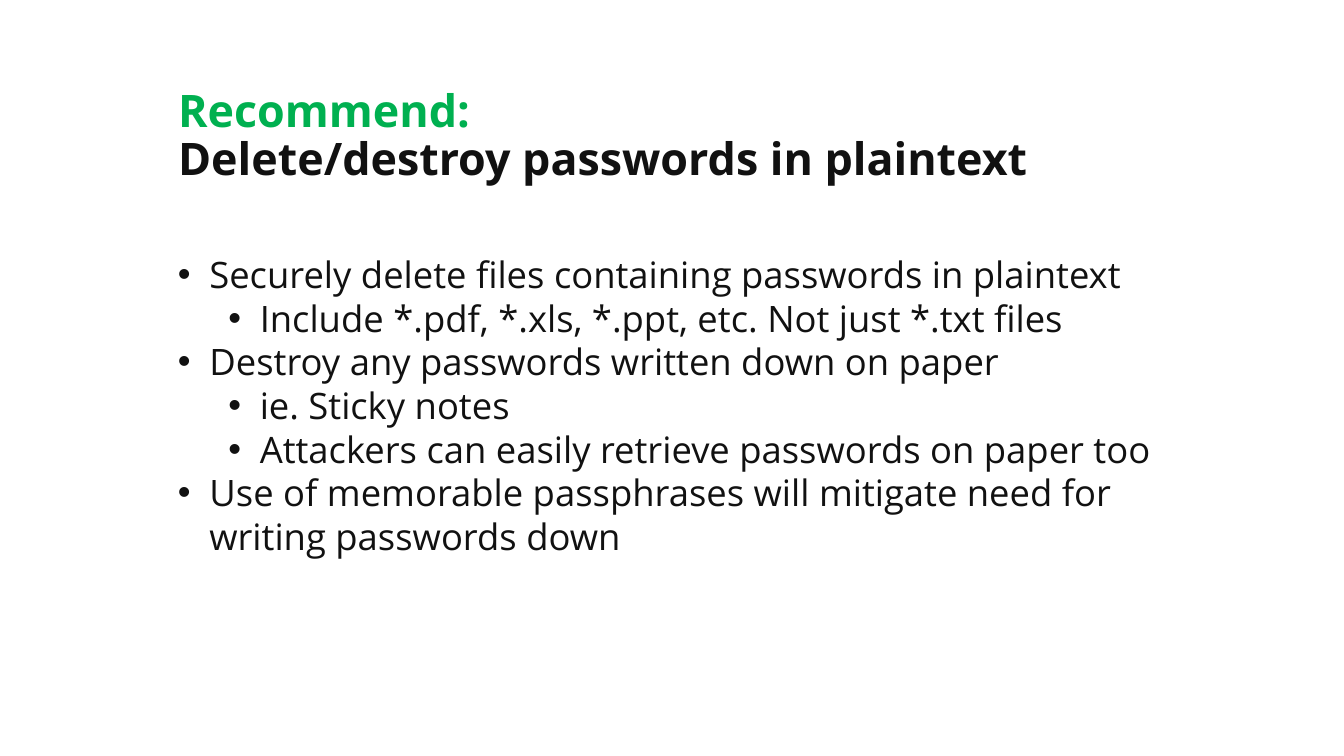
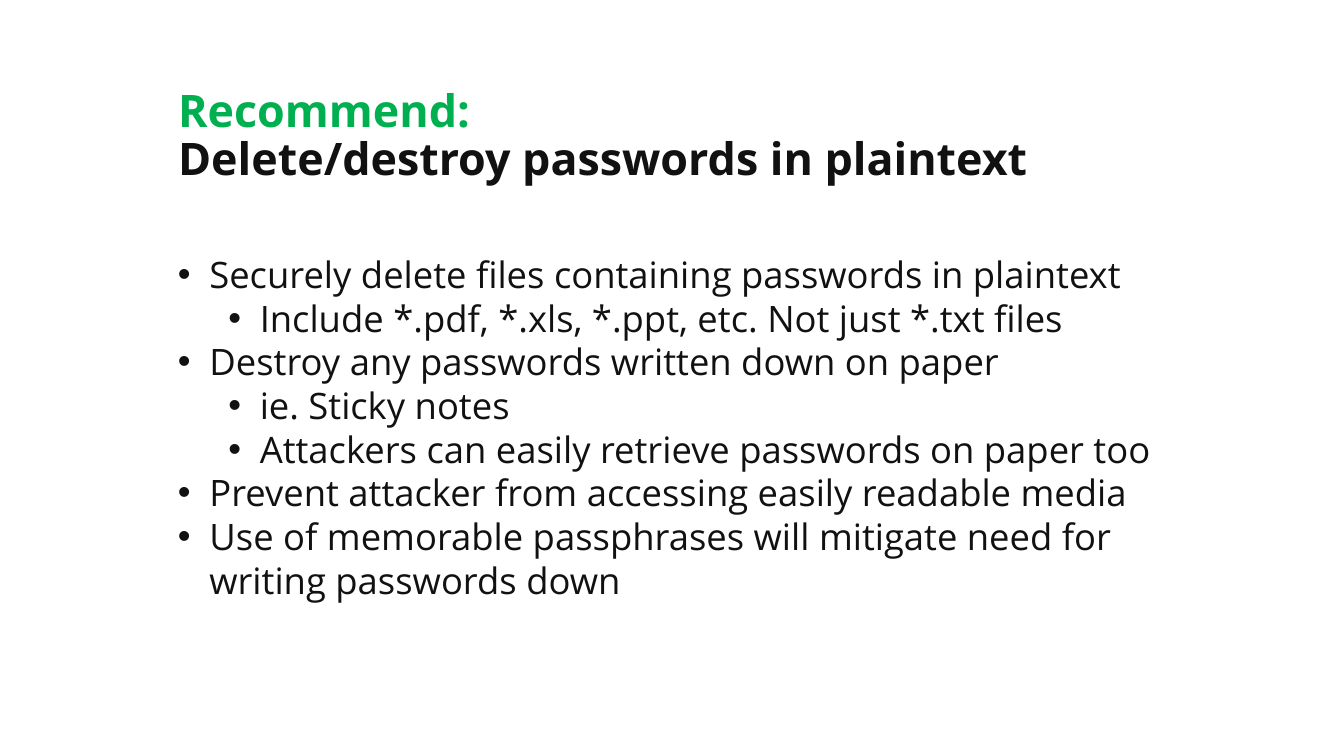
Before and after one commit to martymcflywa/ecu, a slide deck: slide 25 of year_1/sem_2/CSI1101_computer_security/0b_assignment_2_[22MAY15_0900]/dev/CSI1101_PONCE_A2_v03.pptx (slide 23 before the commit). Drawn at 1344x756 pixels with LibreOffice and Linux fonts; fonts in the diff are those of the drawing. Boxes give left, top, right and bottom in pixels: in the first picture for what was removed or moved away, otherwise in the second. Text is boxed around its words. In the diff, an @@ line names an element or a change of style, - is before the commit and + after.

Commit message:
CSI1101 A2: added intro, fixed wording, READY

```diff
--- a/year_1/sem_2/CSI1101_computer_security/0b_assignment_2_[22MAY15_0900]/dev/CSI1101_PONCE_A2_v03.pptx
+++ b/year_1/sem_2/CSI1101_computer_security/0b_assignment_2_[22MAY15_0900]/dev/CSI1101_PONCE_A2_v03.pptx
@@ text at (209,478,1127,515): paragraph added @@
+• Prevent attacker from accessing easily readable media
```
Also in this commit, not shown: 2 other slides changed, 2 slides added.
